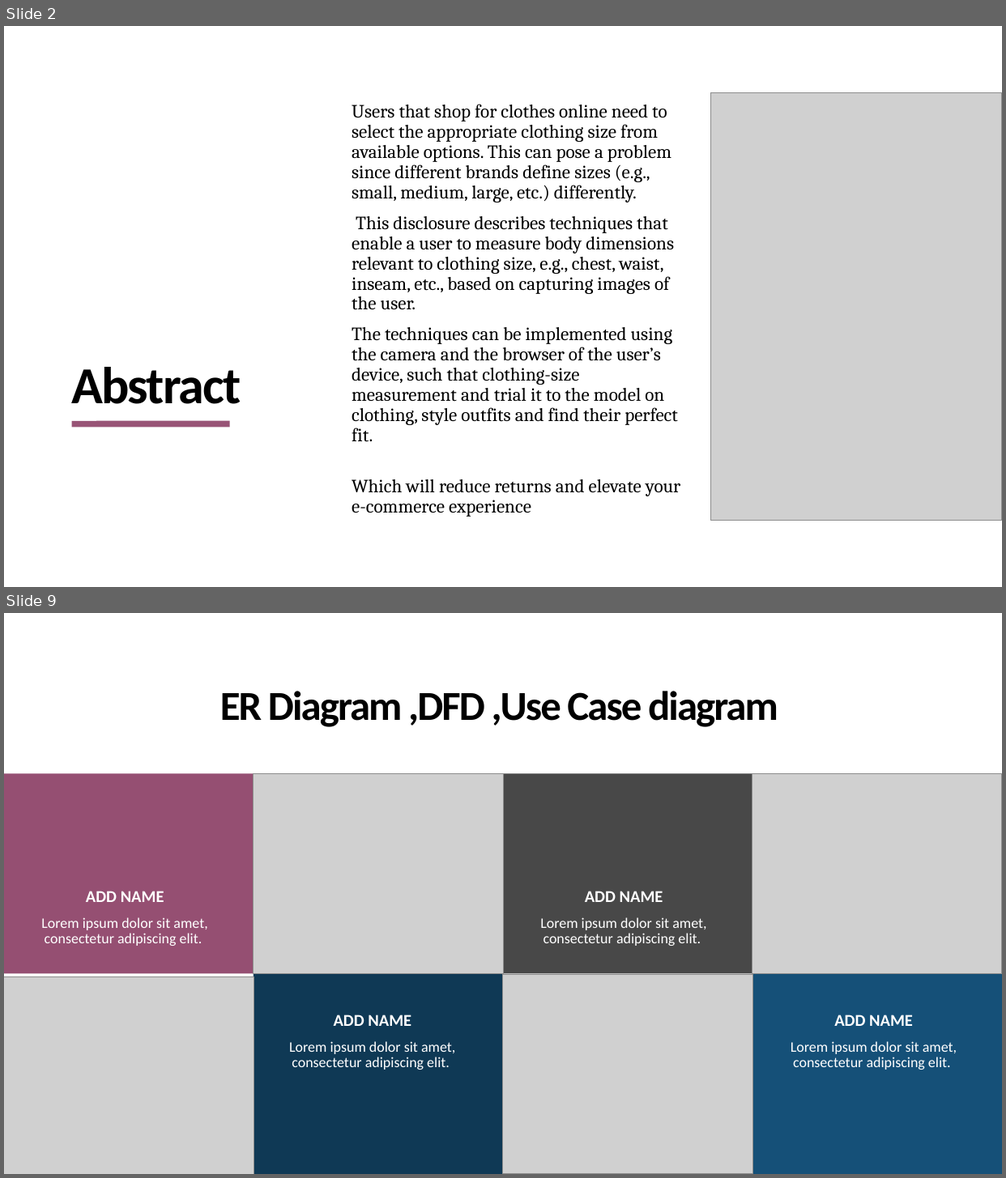
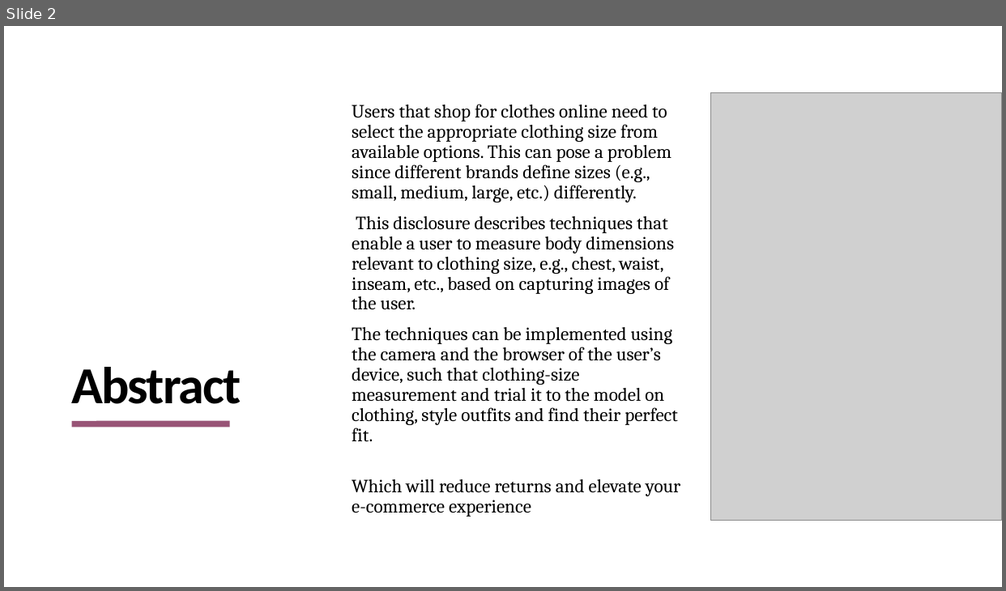
Before and after one commit to 3-idiot/VIRTUAL-CLOTHING-SYSTEM, a slide deck: doc/PPT/VIRTUAL CLOTHING SYSTEM (v1).pptx. Shown one above the other, each under a label of ours: slides 2 and 9 before the commit, slide 2 after it; the slides between them are not shown. The pictures are 1006x1178 and 1006x591 pixels, drawn with LibreOffice and Linux fonts; fonts in the diff are those of the drawing; grey boxes stand for pictures. Boxes give left, top, right and bottom in pixels: in the first picture for what was removed or moved away, otherwise in the second. Text is boxed around its words. In the diff, an @@ line names an element or a change of style, - is before the commit and + after.

```diff
--- a/doc/PPT/VIRTUAL CLOTHING SYSTEM (v1).pptx
+++ b/doc/PPT/VIRTUAL CLOTHING SYSTEM (v1).pptx
@@ slide 9 removed at box(4, 613, 1002, 1174), background #FFFFFF @@
@@ title removed at box(220, 691, 778, 727) @@
-ER Diagram ,DFD ,Use Case diagram
@@ rectangle removed at box(4, 774, 254, 973) @@
@@ picture removed at box(253, 774, 503, 973) @@
@@ rectangle removed at box(503, 774, 752, 973) @@
@@ picture removed at box(752, 774, 1002, 973) @@
@@ text removed at box(86, 891, 164, 902) @@
-ADD NAME
@@ text removed at box(585, 891, 663, 902) @@
-ADD NAME
@@ text removed at box(41, 918, 207, 946) @@
-Lorem ipsum dolor sit amet, consectetur adipiscing elit.
@@ text removed at box(540, 918, 706, 946) @@
-Lorem ipsum dolor sit amet, consectetur adipiscing elit.
@@ rectangle removed at box(253, 974, 503, 1174) @@
@@ picture removed at box(503, 974, 752, 1174) @@
@@ rectangle removed at box(752, 974, 1002, 1174) @@
@@ picture removed at box(4, 977, 254, 1174) @@
@@ text removed at box(334, 1015, 411, 1026) @@
-ADD NAME
@@ text removed at box(834, 1015, 913, 1026) @@
-ADD NAME
@@ text removed at box(289, 1041, 455, 1070) @@
-Lorem ipsum dolor sit amet, consectetur adipiscing elit.
@@ text removed at box(791, 1041, 957, 1070) @@
-Lorem ipsum dolor sit amet, consectetur adipiscing elit.
```
Also in this commit, not shown: 7 slides changed, 4 slides added, 1 other slide removed, 3 other files.
